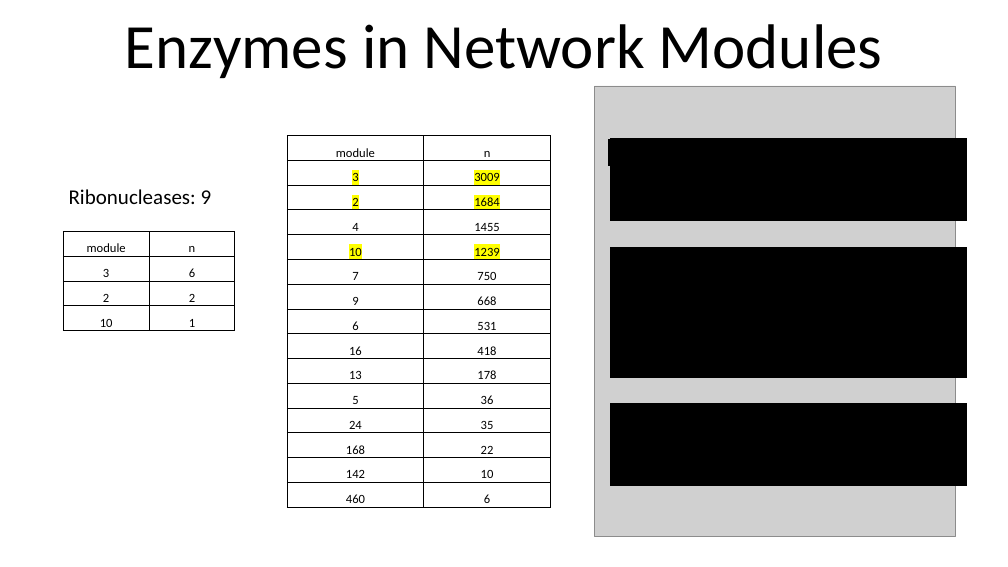
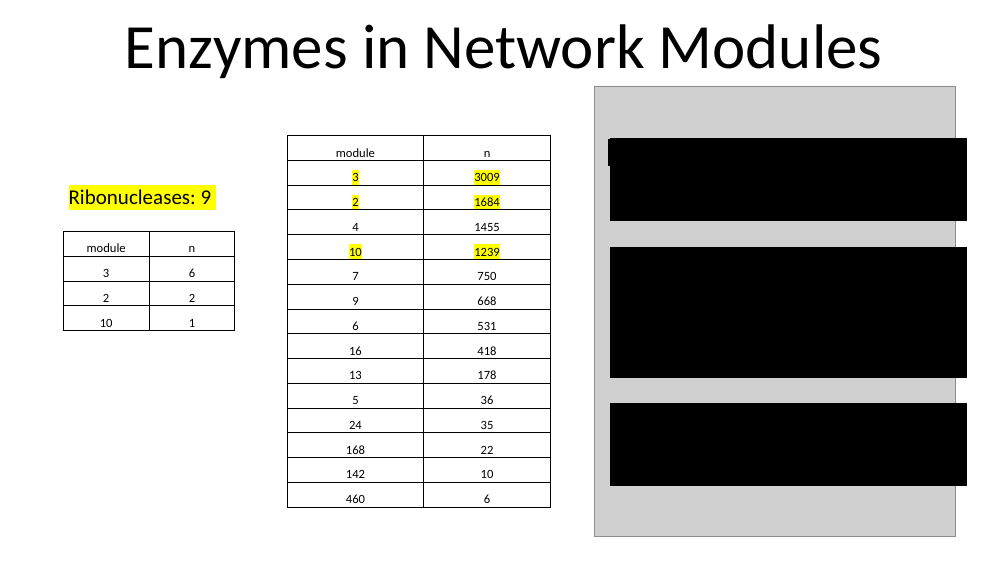
Before and after one commit to mellamosummer/2022VenusFlyTrap, a slide deck: slide 14 of Cleaned_Workflow/Results/GeneCoexpressionAnalysis/PowerpointSlides/EnzymesInModulesVsLiterature.pptx. Drawn at 1008x567 pixels with LibreOffice and Linux fonts; fonts in the diff are those of the drawing; grey boxes stand for pictures. Boxes give left, top, right and bottom in pixels: in the first picture for what was removed or moved away, otherwise in the second. Text is boxed around its words. In the diff, an @@ line names an element or a change of style, - is before the commit and + after.

```diff
--- a/Cleaned_Workflow/Results/GeneCoexpressionAnalysis/PowerpointSlides/EnzymesInModulesVsLiterature.pptx
+++ b/Cleaned_Workflow/Results/GeneCoexpressionAnalysis/PowerpointSlides/EnzymesInModulesVsLiterature.pptx
@@ text "Ribonucleases: 9" at [69, 189, 212, 211]: highlight none to #FFFF00 @@
```
Also in this commit, not shown: 4 other slides changed, 1 other file.
